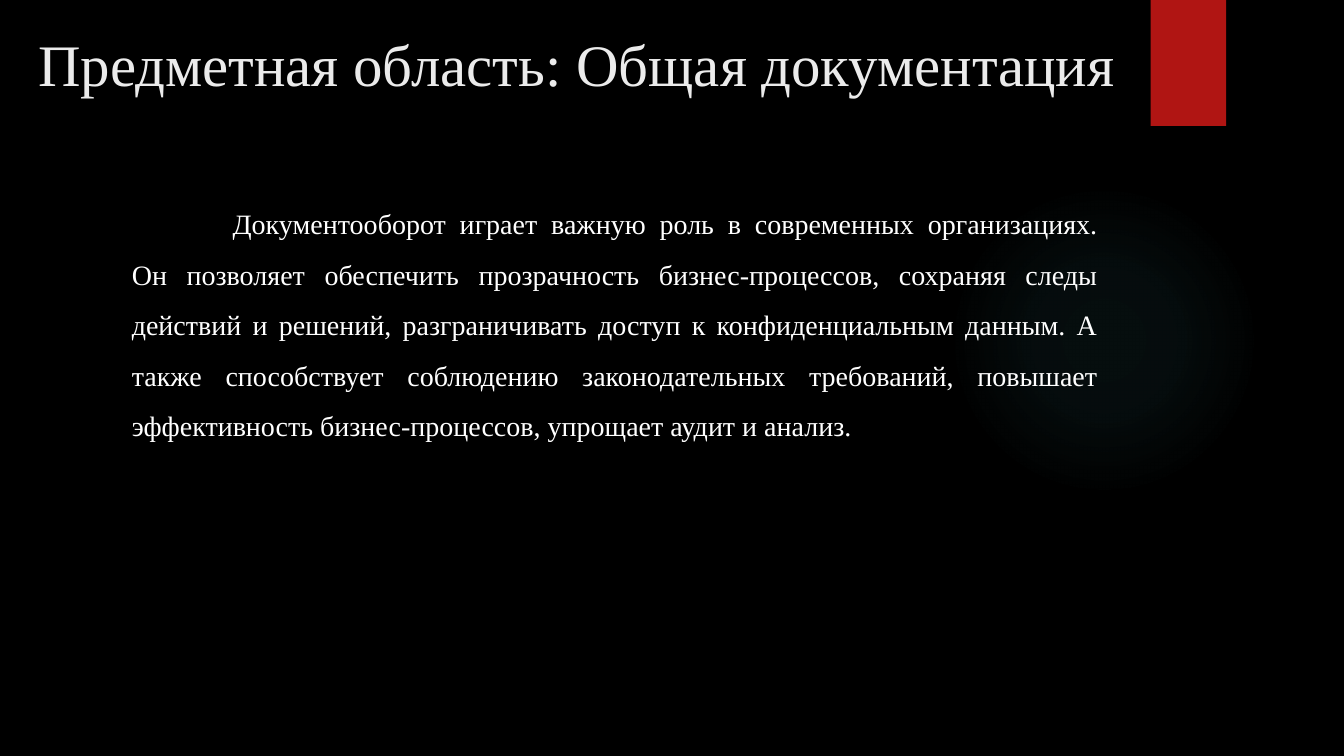
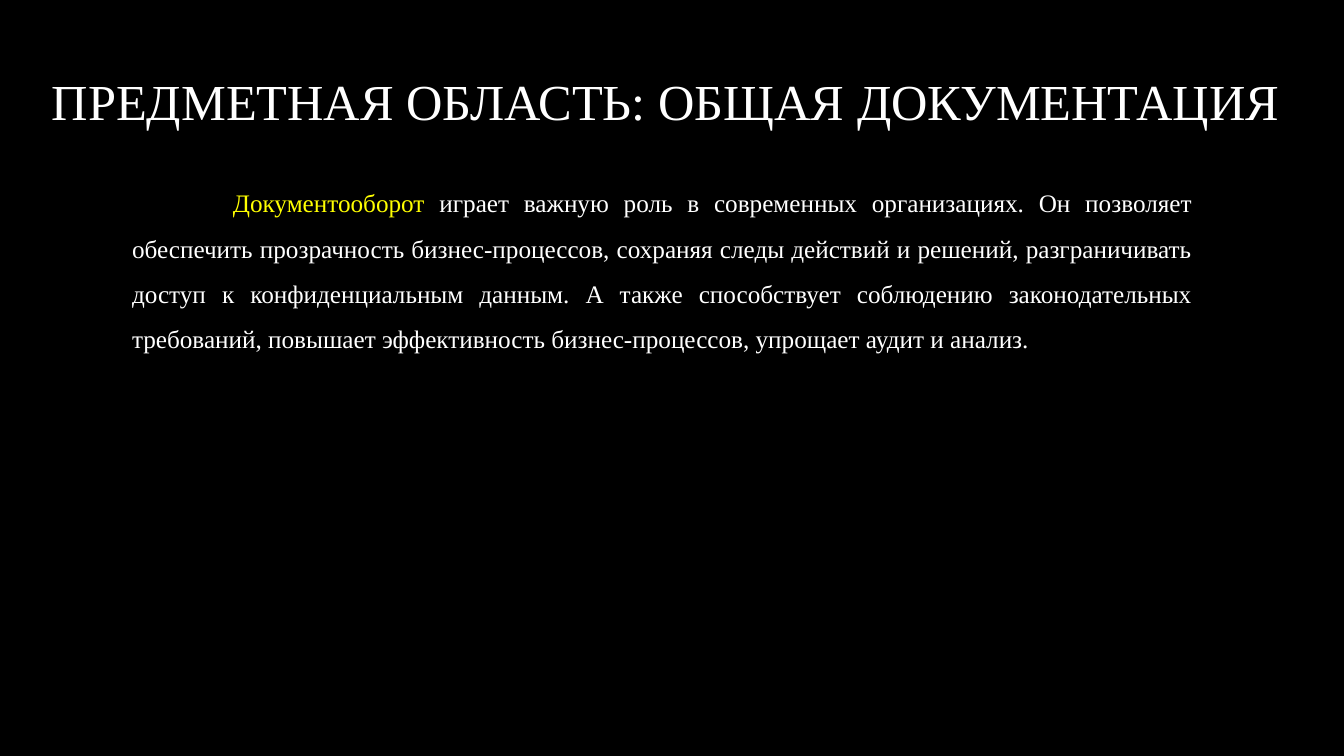
Before and after one commit to RAdKuzur/ASTU, a slide deck: slide 4 of Дипломная работа/Презентация Курсовая.pptx (slide 6 before the commit). Drawn at 1344x756 pixels with LibreOffice and Linux fonts; fonts in the diff are those of the drawing; background and template pictures are left out. Boxes give left, top, right and bottom in pixels: in the first picture for what was removed or moved away, otherwise in the second. Text is boxed around its words. In the diff, an @@ line names an element or a change of style, - is before the commit and + after.

```diff
--- a/Дипломная работа/Презентация Курсовая.pptx
+++ b/Дипломная работа/Презентация Курсовая.pptx
@@ title "ПРЕДМЕТНАЯ ОБЛАСТЬ: ОБЩАЯ ДОКУМЕНТАЦИЯ" at <box>52,86,1279,130</box>: vertical alignment top to middle @@
@@ rectangle removed at <box>1150,0,1226,126</box> @@
@@ title at <box>52,86,1279,130</box>: text changed; size 42 to 36 pt; text colour #EBEBEB to #FFFFFF @@
-Предметная область: Общая документация
+ПРЕДМЕТНАЯ ОБЛАСТЬ: ОБЩАЯ ДОКУМЕНТАЦИЯ
@@ text "Документооборот играет важную роль в ...": place and size @@
-text "Документооборот играет важную роль в ..." at <box>132,214,1097,442</box>
+text "Документооборот играет важную роль в ..." at <box>132,194,1192,354</box>
@@ text "Документооборот играет важную роль в ..." at <box>132,194,1192,354</box>: size 20 to 18 pt; text colour #FFFFFF to #FFFF00 in "Документооборот" @@
@@ ellipse removed at <box>949,185,1259,495</box> @@
```
Also in this commit, not shown: 14 other slides changed, 1 slide added, 7 slides removed.
